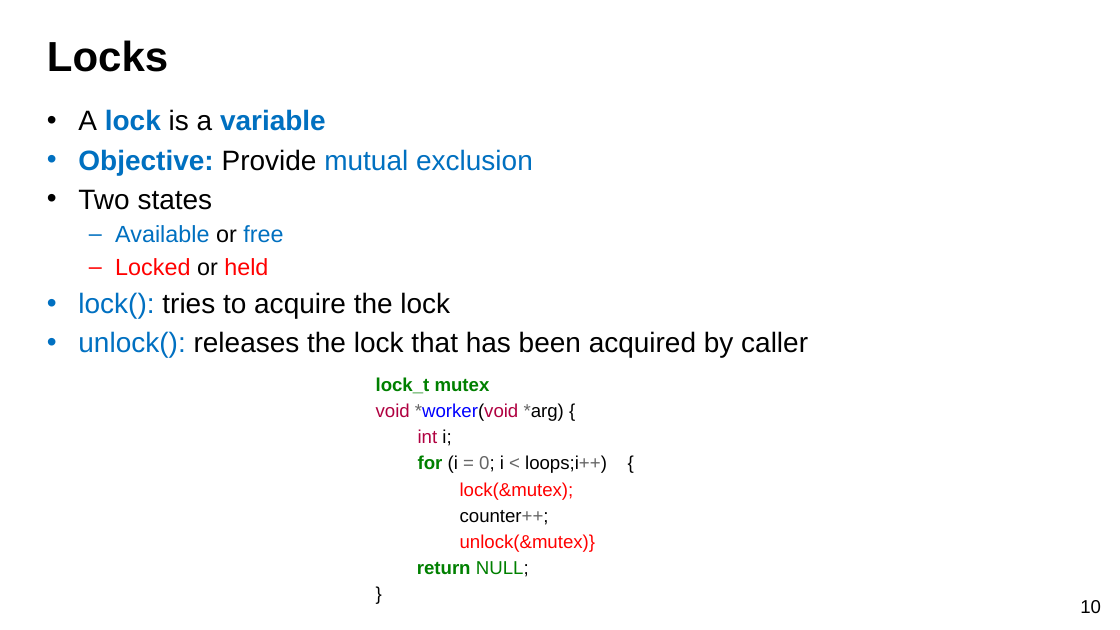
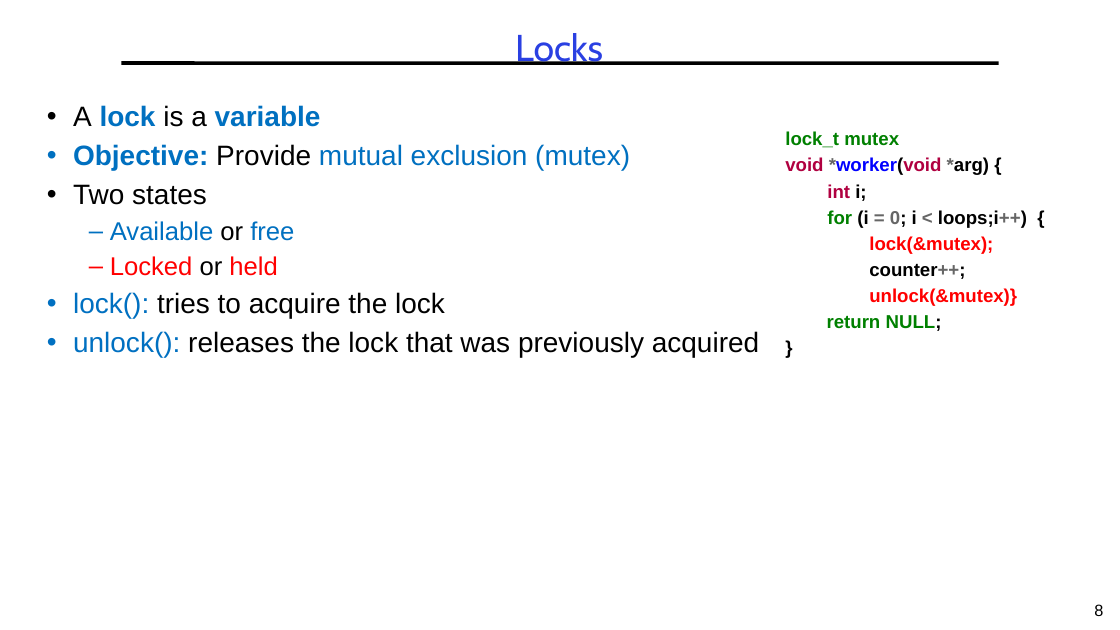
Before and after one commit to guhofstra/CSC112Fa26, a slide deck: slide 8 of PPTs/bak/L3 Synchronization OLD.pptx (slide 10 before the commit). Drawn at 1120x630 pixels with LibreOffice and Linux fonts; fonts in the diff are those of the drawing. Boxes give left, top, right and bottom in pixels: in the first picture for what was removed or moved away, otherwise in the second. Text is boxed around its words. In the diff, an @@ line names an element or a change of style, - is before the commit and + after.

```diff
--- a/PPTs/bak/L3 Synchronization OLD.pptx
+++ b/PPTs/bak/L3 Synchronization OLD.pptx
@@ title "Locks" at (515,33,603,65): size 36 to 32 pt, font Arial to Cabin, text colour #000000 to #2A40E2, bold off; alignment left to centre; line spacing 1 to 0.9 @@
@@ line added from (121, 63) to (999, 63), #000000 3 pt @@
@@ text at (73,105,445,318): size 20 to 22 pt in "Available or free", "Locked or held"; indent changed; line spacing 1 to 0.9; more space between paragraphs @@
@@ text at (73,144,630,170): text changed @@
-• Objective: Provide mutual exclusion
+• Objective: Provide mutual exclusion (mutex)
@@ text "lock_t mutex": place and size @@
-text "lock_t mutex" at (376,377,607,577)
+text "lock_t mutex" at (785,131,1027,331)
@@ text at (785,157,1027,331): bold on in "void *worker(void *arg) {", "int i;", "(i = 0; i < loops;i++) {", "lock(&mutex);" and 4 more places @@
@@ text at (73,331,759,357): text changed @@
-• unlock(): releases the lock that has been acquired by caller
+• unlock(): releases the lock that was previously acquired
@@ page number removed at (1080,600,1101,613) @@
-10
@@ page number added at (1094,604,1103,616), 14 pt, text #000000 @@
+8
```
Also in this commit, not shown: 8 other slides changed, 49 slides added, 21 slides removed, 7 other files.
